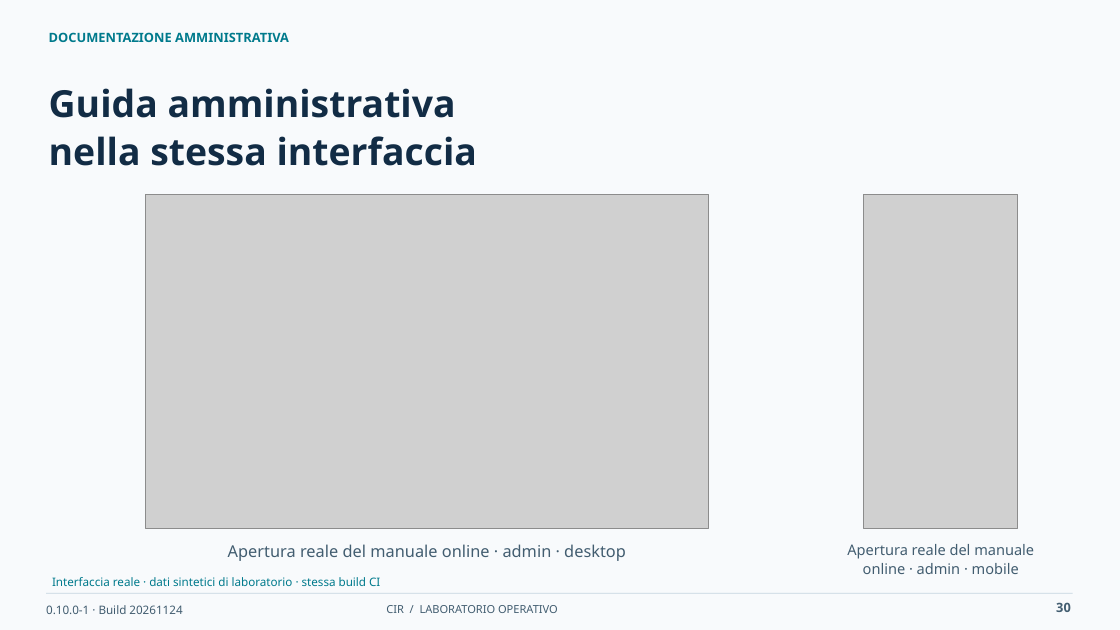
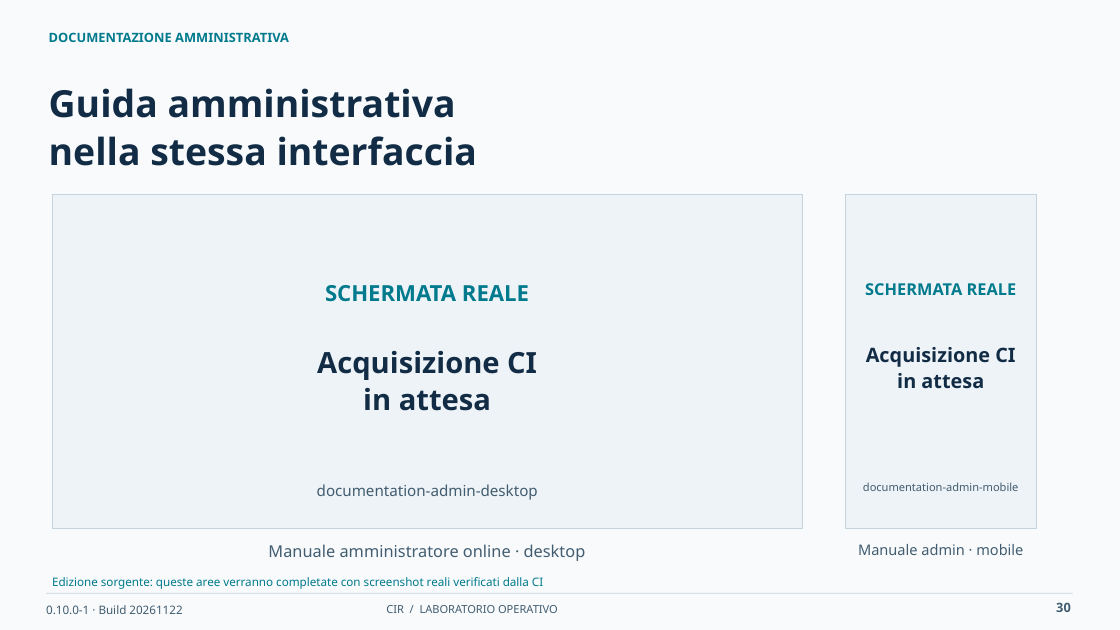
Before and after one commit to desalvo/cybersecurity-incident-registry, a slide deck: slide 30 of docs/presentation/CIR_Operational_Training_IT.pptx. Drawn at 1120x630 pixels with LibreOffice and Linux fonts; fonts in the diff are those of the drawing; grey boxes stand for pictures. Boxes give left, top, right and bottom in pixels: in the first picture for what was removed or moved away, otherwise in the second. Text is boxed around its words. In the diff, an @@ line names an element or a change of style, - is before the commit and + after.

Commit message:
fix(cir): add transactional legacy migrations and cleanup, automate verified documentation publication, resolve CI packaging regressions and safely normalize legacy SVG metadata including RDF titles

```diff
--- a/docs/presentation/CIR_Operational_Training_IT.pptx
+++ b/docs/presentation/CIR_Operational_Training_IT.pptx
@@ rectangle added at bbox=[52, 194, 802, 528], fill #EEF3F7, outline #C4D4DF 0.6 pt @@
@@ picture removed at bbox=[145, 194, 708, 528] @@
@@ rectangle added at bbox=[845, 194, 1037, 528], fill #EEF3F7, outline #C4D4DF 0.6 pt @@
@@ picture removed at bbox=[864, 194, 1018, 528] @@
@@ text added at bbox=[325, 285, 529, 302], 19 pt, text #007A8C, bold @@
+SCHERMATA REALE
@@ text added at bbox=[865, 283, 1017, 295], 14 pt, text #007A8C, bold @@
+SCHERMATA REALE
@@ text added at bbox=[317, 351, 537, 411], 25 pt, text #122C45, bold @@
+Acquisizione CI
+in attesa
@@ text added at bbox=[866, 347, 1015, 389], 17 pt, text #122C45, bold @@
+Acquisizione CI
+in attesa
@@ text added at bbox=[317, 484, 538, 500], 13 pt, text #425D70 @@
+documentation-admin-desktop
@@ text added at bbox=[863, 482, 1019, 491], 9.5 pt, text #425D70 @@
+documentation-admin-mobile
@@ text at bbox=[268, 544, 586, 561]: text changed @@
-Apertura reale del manuale online · admin · desktop
+Manuale amministratore online · desktop
@@ text at bbox=[858, 544, 1023, 555]: text changed @@
-Apertura reale del manuale online · admin · mobile
+Manuale admin · mobile
@@ text at bbox=[52, 577, 543, 589]: text changed @@
-Interfaccia reale · dati sintetici di laboratorio · stessa build CI
+Edizione sorgente: queste aree verranno completate con screenshot reali verificati dalla CI
@@ text at bbox=[46, 605, 182, 614]: text changed @@
-0.10.0-1 · Build 20261124
+0.10.0-1 · Build 20261122
```
Also in this commit, not shown: 33 other slides changed, 41 other files.
